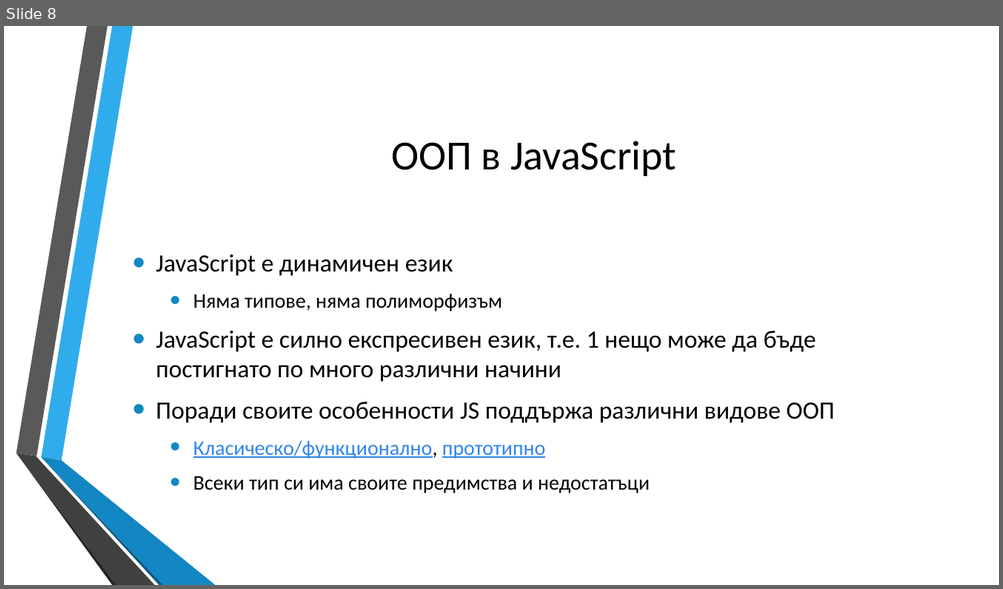
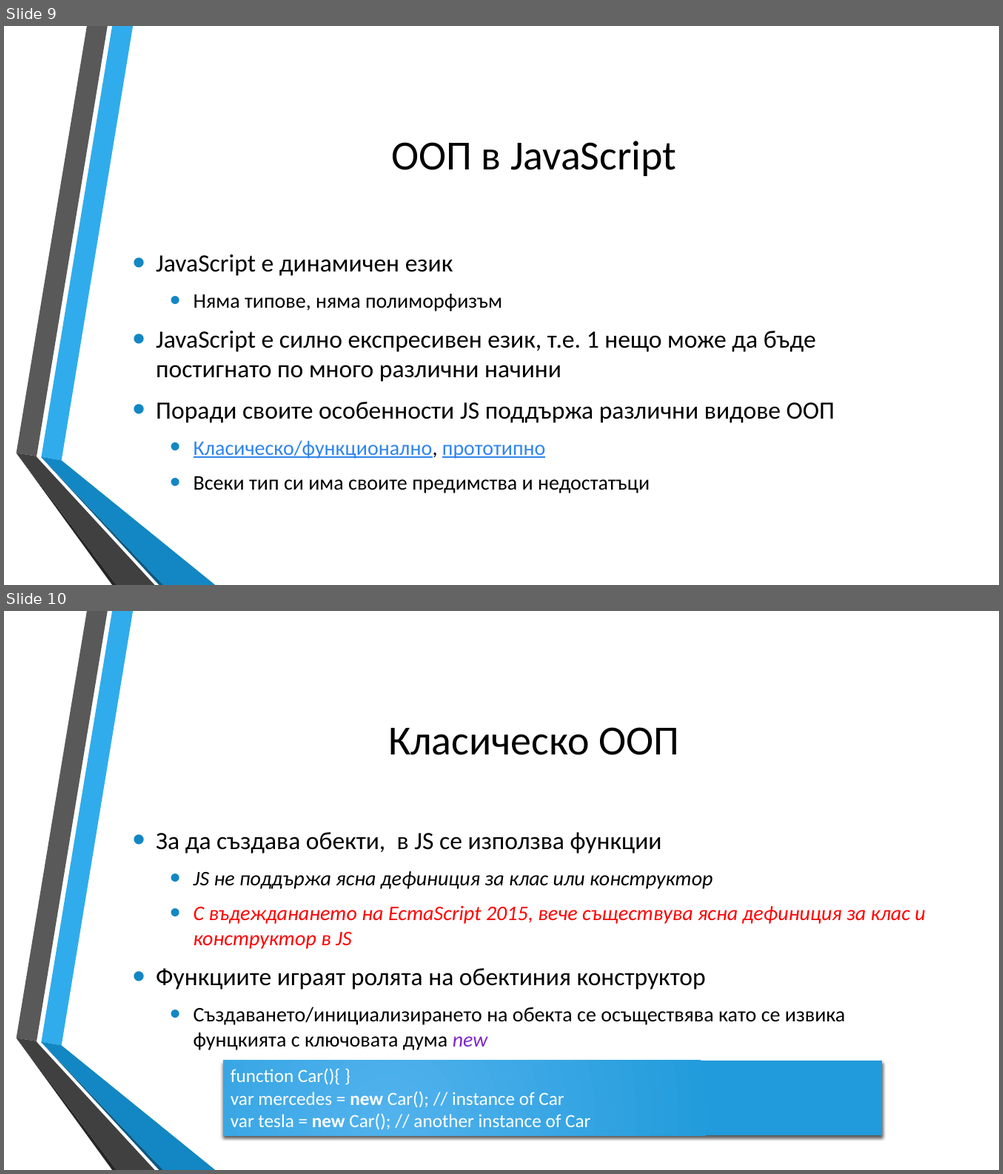
Before and after one commit to dnmitev/IT-Academy, a slide deck: JS Fundamentals/8.OOP/JS-OOP.pptx. Shown one above the other, each under a label of ours: slide 8 before the commit, slides 9 and 10 after it. The pictures are 1003x589 and 1003x1174 pixels, drawn with LibreOffice and Linux fonts; fonts in the diff are those of the drawing; background and template pictures are left out. Boxes give left, top, right and bottom in pixels: in the first picture for what was removed or moved away, otherwise in the second. Text is boxed around its words. In the diff, an @@ line names an element or a change of style, - is before the commit and + after.

```diff
--- a/JS Fundamentals/8.OOP/JS-OOP.pptx
+++ b/JS Fundamentals/8.OOP/JS-OOP.pptx
@@ slide 10 added at (4, 611, 999, 1170), background picture (left out); not listed: 6 template elements that a slide beside it also shows @@
@@ title added at (388, 727, 680, 755), 40 pt, text #000000 @@
+Класическо ООП
@@ text added at (156, 832, 925, 1051), 20 pt, text #000000 @@
+• За да създава обекти, в JS се използва функции
+  • JS не поддържа ясна дефиниция за клас или конструктор
+  • С въдежданането на EcmaScript 2015, вече съществува ясна дефиниция за клас и конструктор в JS
+• Функциите играят ролята на обектиния конструктор
+  • Създаването/инициализирането на обекта се осъществява като се извика фунцкията с ключовата дума new
@@ rectangle added at (223, 1061, 882, 1136), fill gradient #51B3ED to #219CDB, 18 pt, text #FFFFFF @@
+function Car(){ }
+var mercedes = new Car(); // instance of Car
+var tesla = new Car(); // another instance of Car
@@ what was slide 8 is now slide 9 @@
```
Also in this commit, not shown: 1 slide changed, 18 other slides added, 2 slides removed, 7 other files.
